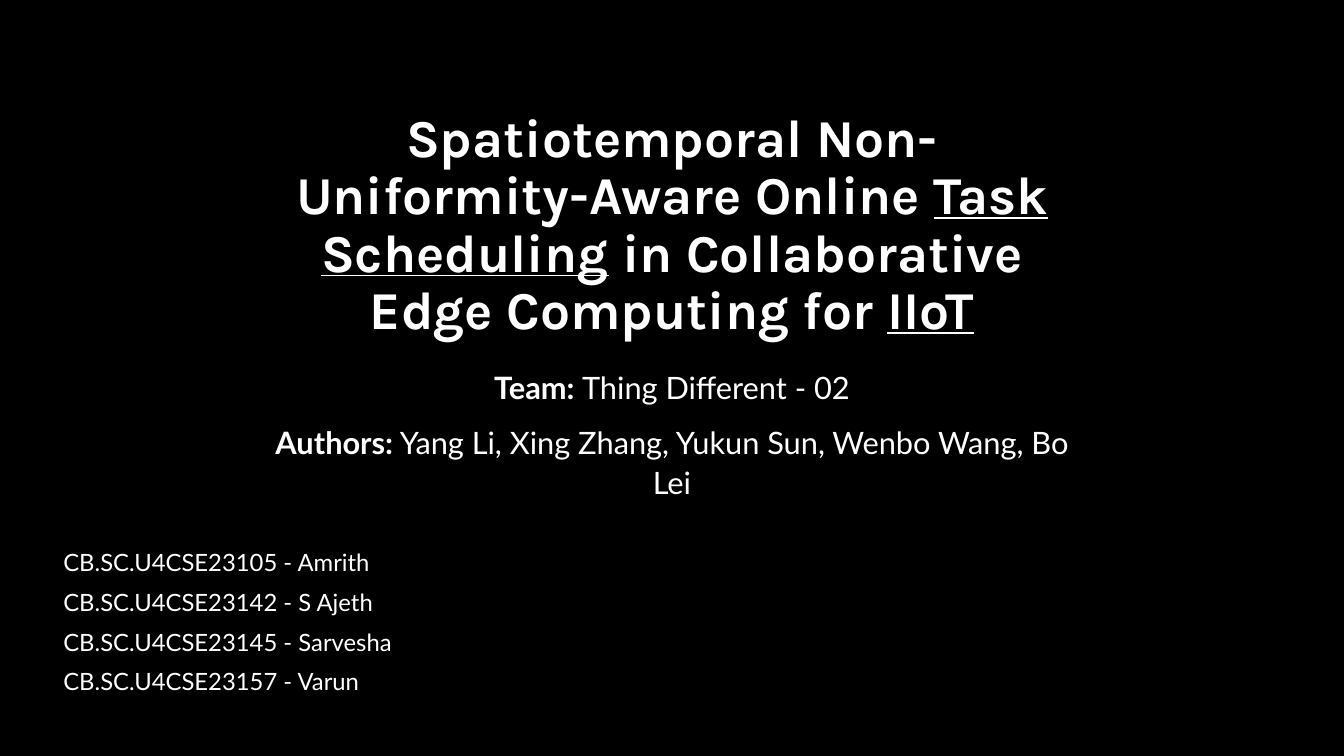
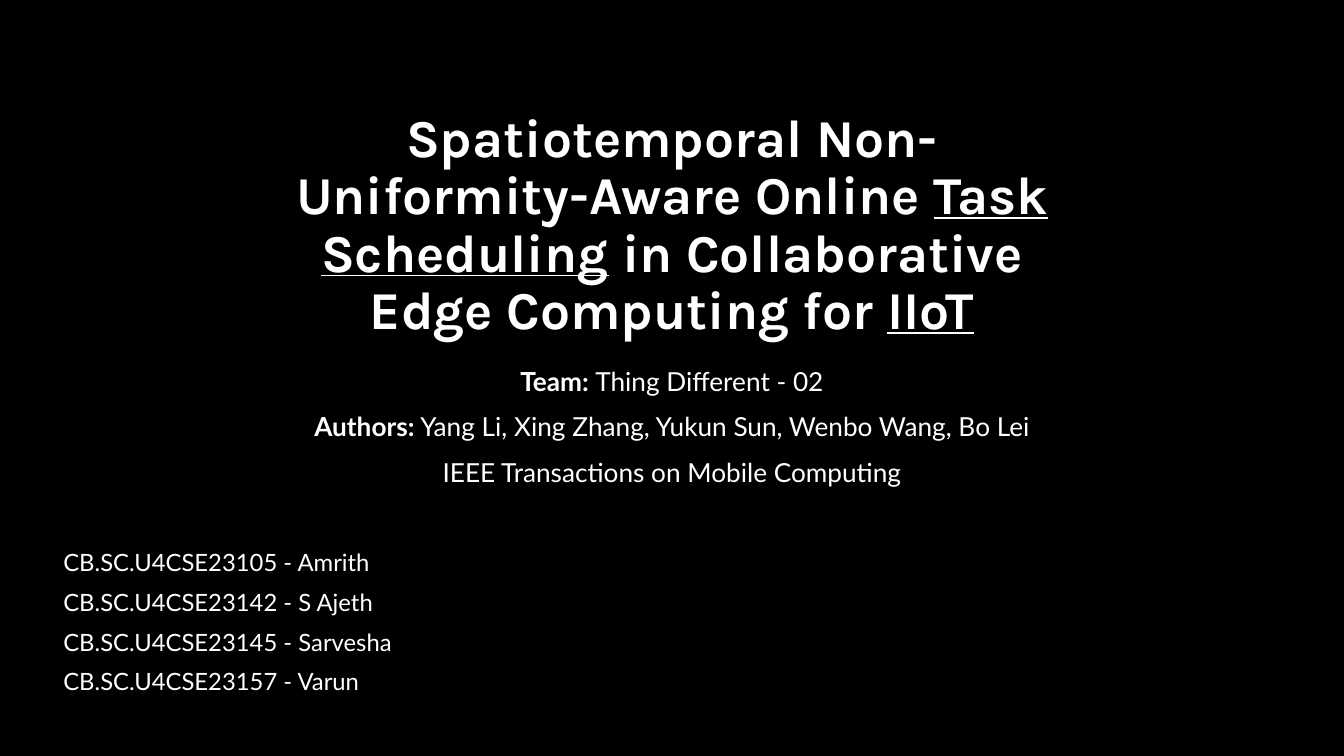
Before and after one commit to 23CSE362-edge-computing-2025-26-odd/capstone-project-02-thingdifferent, a slide deck: slide 1 of Document/Thing Differnet-02 Edge Computing Review 1.pptx. Drawn at 1344x756 pixels with LibreOffice and Linux fonts; fonts in the diff are those of the drawing; background and template pictures are left out. Boxes give left, top, right and bottom in pixels: in the first picture for what was removed or moved away, otherwise in the second. Text is boxed around its words. In the diff, an @@ line names an element or a change of style, - is before the commit and + after.

```diff
--- a/Document/Thing Differnet-02 Edge Computing Review 1.pptx
+++ b/Document/Thing Differnet-02 Edge Computing Review 1.pptx
@@ subtitle at [314, 371, 1030, 441]: size 22 to 18.7 pt in "Team: Thing Different - 02", "Authors: Yang Li, Xing Zhang, Yukun Sun, ..."; line spacing 1.1 to 1 @@
@@ subtitle at [443, 462, 901, 486]: paragraph added @@
+IEEE Transactions on Mobile Computing
```
Also in this commit, not shown: 9 other slides changed, 2 slides added, 4 slides removed.
